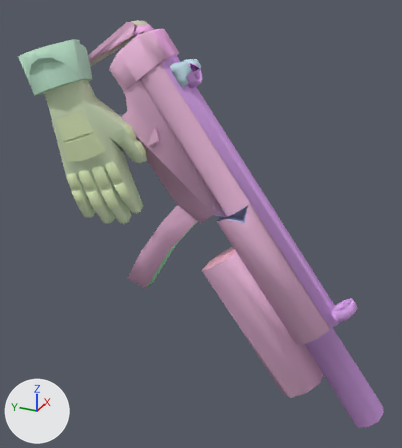
An edit to the Blender file models/BlenderFiles/SD_v_9mmar.blend, drawn before and after from the same camera.
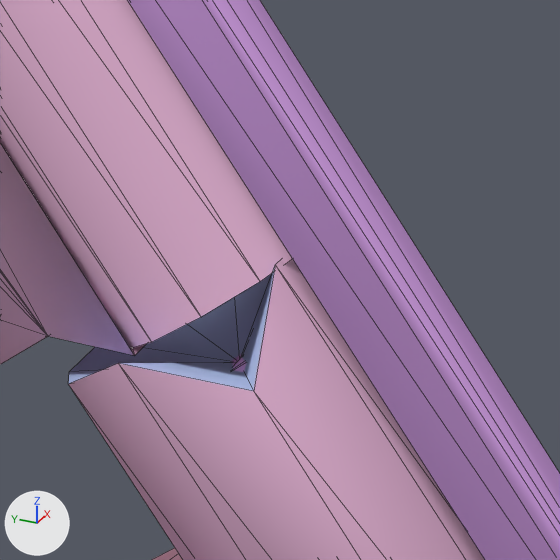
Each version is shown whole from a 50 mm lens placed at (-25.08, -16.98, 20.74), pointed at (1.82, -4.88, 7.29), then close up on the part from 51% to 72% of the width and 37% to 55% of the height. Lighting does not change. The marker at lower left points along +X, +Y and +Z. The close-ups show mesh edges as thin lines.

Names of what the first close-up shows: 'mp5sd'.
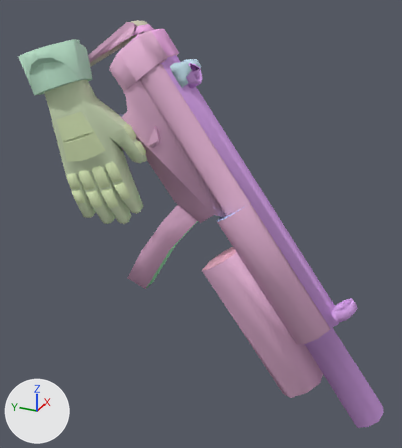
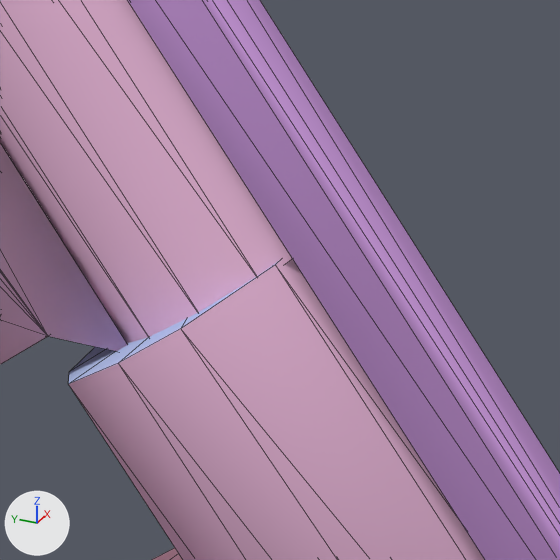
What the commit changed:
me_mp5sd has 498 vertices, 765 faces and spans x 1.0..3.6, y -16.4..3.9, z -4.1..18.2.
me_mp5sd is used by ob_mp5sd; location (0.0, 0.0, 0.0).
Part 1, on me_mp5sd:
Vertex 213 of me_mp5sd moves from (2.3, -7.2, 7.8) to (2.3, -6.9, 8.4).
Vertex 232 of me_mp5sd moves from (1.1, -7.8, 8.2) at pixel (253, 391) to (1.1, -7.2, 8.6) at pixel (180, 328).

Pixel boxes [x1, y1, x2, y2] of what changed, in the close-ups (560 x 560 px; the box of a moved part takes in the faces that stretch with it):
part 1 of me_mp5sd, moved or reshaped: before [68, 265, 466, 560]; after [68, 260, 466, 560]
